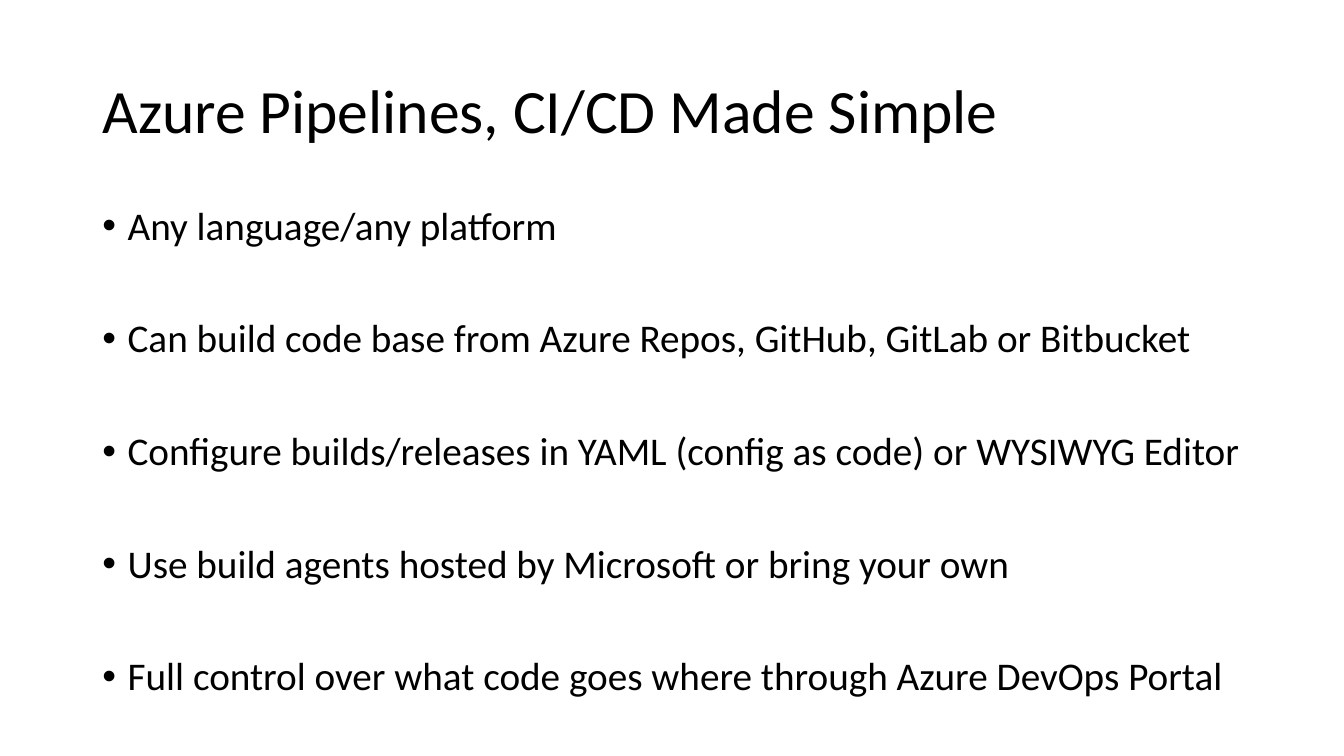
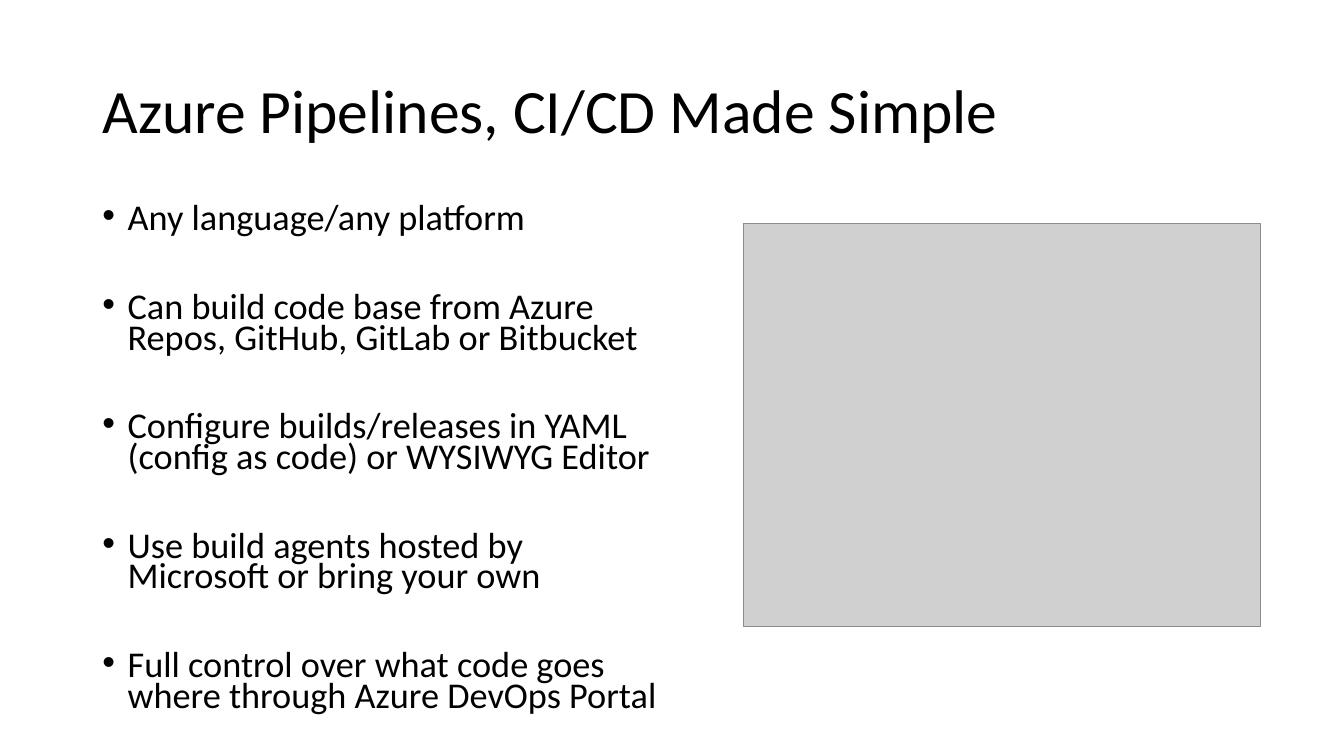
Before and after one commit to isaacrlevin/levin-talks, a slide deck: slide 20 of ASP.NETCoreDeployment/Ship It Good.pptx. Drawn at 1344x756 pixels with LibreOffice and Linux fonts; fonts in the diff are those of the drawing; grey boxes stand for pictures. Boxes give left, top, right and bottom in pixels: in the first picture for what was removed or moved away, otherwise in the second. Text is boxed around its words. In the diff, an @@ line names an element or a change of style, - is before the commit and + after.

```diff
--- a/ASP.NETCoreDeployment/Ship It Good.pptx
+++ b/ASP.NETCoreDeployment/Ship It Good.pptx
@@ text "Any language/any platform" at bbox=[128, 204, 656, 715]: size 28 to 25.9 pt; line spacing 0.9 to 0.7 @@
@@ picture added at bbox=[744, 224, 1261, 626] @@
```
Also in this commit, not shown: 6 other slides changed.
